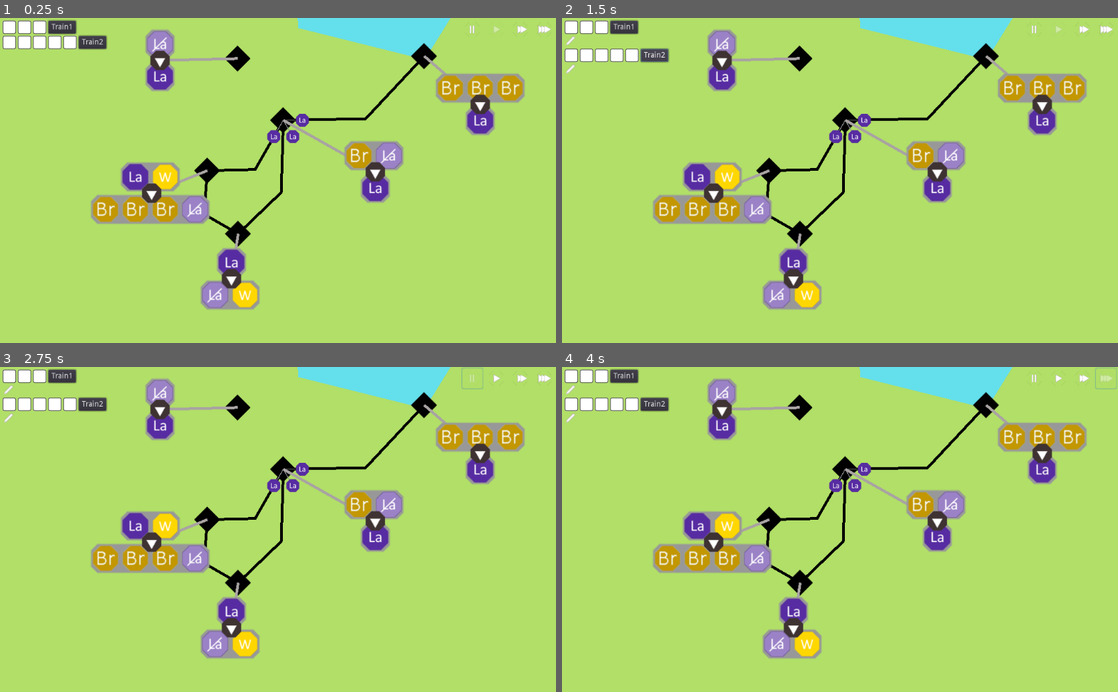
Above: before the commit, frames 1-4 (two rows, left to right).
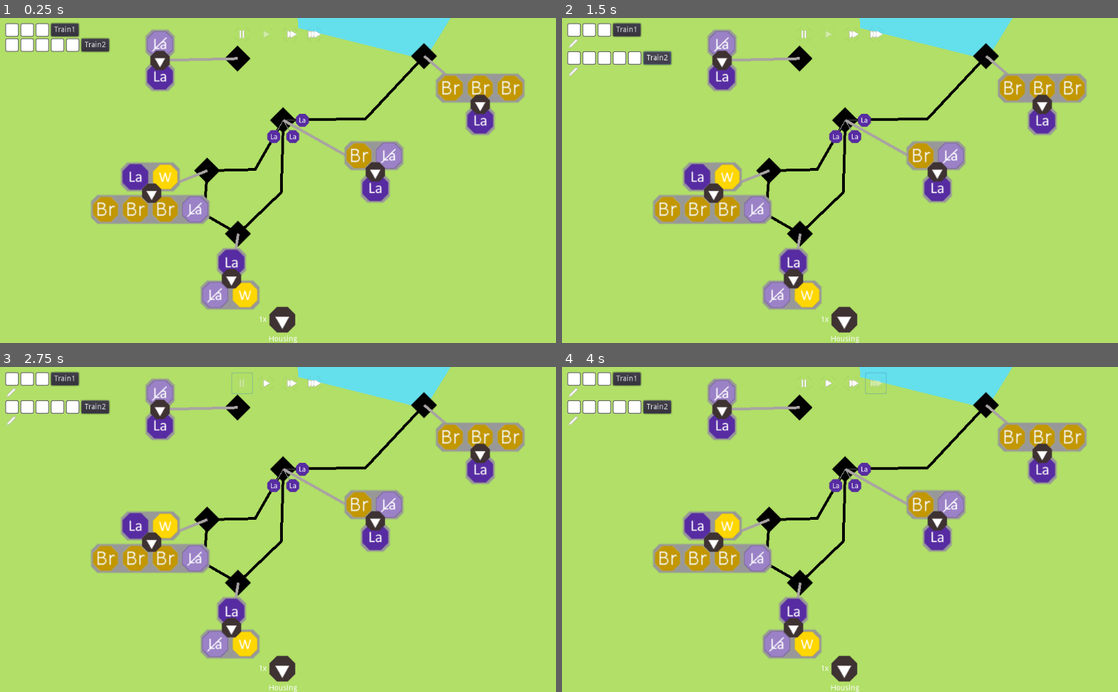
Above: after the commit, the same moments.

Repository: LeBoku/supply-chained
Game: Godot game, scene res://Game.tscn
Two runs of this game, one before a commit and one after it. Both use one fixed random seed, a clock stepped at 60 frames per second and the inputs below.
Inputs (mouse positions are in pixels of both pictures, inside the frame that each line leads up to; where the layout moved, square brackets give the same spot in the first picture):
- Up to frame 1 (0.25 s): no input
- Up to frame 2 (1.5 s): click "Train1" at 0.5 s; click "Train2" at 1.25 s
- Up to frame 3 (2.75 s): click (244, 383) [472, 380] at 2 s
- Up to frame 4 (4 s): click (851, 383) [1084, 380] at 2.75 s; click (873, 383) [1106, 380] at 3.5 s

The runs differ from the first frame. In frame 1, 1.7% of the frame differs, in the area x 0-100%, y 0-100%; in frame 2, 1.8%; in frame 3, 1.9%; in frame 4, 1.9%.

Commit message:
feat: added building placement bar

Diff:
--- a/supply-chained/Game.tscn
+++ b/supply-chained/Game.tscn
@@ -1,40 +1,12 @@
-[gd_scene load_steps=20 format=2]
+[gd_scene load_steps=8 format=2]
 
 [ext_resource path="res://Game.gd" type="Script" id=1]
 [ext_resource path="res://station/Station.tscn" type="PackedScene" id=2]
 [ext_resource path="res://connection/ConnectionHelper.tscn" type="PackedScene" id=3]
 [ext_resource path="res://Camera.gd" type="Script" id=4]
-[ext_resource path="res://util/icons/fastest.png" type="Texture" id=6]
-[ext_resource path="res://util/icons/faster.png" type="Texture" id=7]
+[ext_resource path="res://Hud/HUD.tscn" type="PackedScene" id=5]
 [ext_resource path="res://production/Production.tscn" type="PackedScene" id=8]
-[ext_resource path="res://util/icons/play.png" type="Texture" id=9]
-[ext_resource path="res://util/icons/pause.png" type="Texture" id=10]
-[ext_resource path="res://interface/GameControls.gd" type="Script" id=11]
 [ext_resource path="res://carriers/Train.tscn" type="PackedScene" id=12]
-
-[sub_resource type="InputEventKey" id=1]
-scancode = 32
-
-[sub_resource type="ShortCut" id=2]
-shortcut = SubResource( 1 )
-
-[sub_resource type="InputEventKey" id=3]
-scancode = 49
-
-[sub_resource type="ShortCut" id=4]
-shortcut = SubResource( 3 )
-
-[sub_resource type="InputEventKey" id=5]
-scancode = 50
-
-[sub_resource type="ShortCut" id=6]
-shortcut = SubResource( 5 )
-
-[sub_resource type="InputEventKey" id=7]
-scancode = 51
-
-[sub_resource type="ShortCut" id=8]
-shortcut = SubResource( 7 )
 
 [node name="Game" type="Node2D"]
 script = ExtResource( 1 )
@@ -147,78 +119,4 @@
 limit_smoothed = true
 script = ExtResource( 4 )
 
-[node name="HUD" type="CanvasLayer" parent="."]
-
-[node name="CarriersHud" type="VBoxContainer" parent="HUD"]
-margin_left = 5.0
-margin_top = 5.0
-margin_right = 5.0
-margin_bottom = 5.0
-__meta__ = {
-"_edit_use_anchors_": false
-}
-
-[node name="GameSpeedControls" type="HBoxContainer" parent="HUD"]
-margin_left = 850.119
-margin_top = 1.16511
-margin_right = 1022.12
-margin_bottom = 41.1651
-grow_horizontal = 0
-alignment = 2
-script = ExtResource( 11 )
-__meta__ = {
-"_edit_use_anchors_": false
-}
-
-[node name="Stop" type="Button" parent="HUD/GameSpeedControls"]
-margin_right = 40.0
-margin_bottom = 40.0
-rect_min_size = Vector2( 40, 40 )
-hint_tooltip = "Pause"
-shortcut = SubResource( 2 )
-icon = ExtResource( 10 )
-flat = true
-clip_text = true
-expand_icon = true
-
-[node name="Normal" type="Button" parent="HUD/GameSpeedControls"]
-margin_left = 44.0
-margin_right = 84.0
-margin_bottom = 40.0
-rect_min_size = Vector2( 40, 40 )
-hint_tooltip = "Normal Speed"
-disabled = true
-shortcut = SubResource( 4 )
-icon = ExtResource( 9 )
-flat = true
-clip_text = true
-expand_icon = true
-
-[node name="Faster" type="Button" parent="HUD/GameSpeedControls"]
-margin_left = 88.0
-margin_right = 128.0
-margin_bottom = 40.0
-rect_min_size = Vector2( 40, 40 )
-hint_tooltip = "Faster Speed"
-shortcut = SubResource( 6 )
-icon = ExtResource( 7 )
-flat = true
-clip_text = true
-expand_icon = true
-
-[node name="Fastest" type="Button" parent="HUD/GameSpeedControls"]
-margin_left = 132.0
-margin_right = 172.0
-margin_bottom = 40.0
-rect_min_size = Vector2( 40, 40 )
-hint_tooltip = "Fastest Speed"
-shortcut = SubResource( 8 )
-icon = ExtResource( 6 )
-flat = true
-clip_text = true
-expand_icon = true
-
-[connection signal="pressed" from="HUD/GameSpeedControls/Stop" to="HUD/GameSpeedControls" method="_on_Stop_pressed"]
-[connection signal="pressed" from="HUD/GameSpeedControls/Normal" to="HUD/GameSpeedControls" method="_on_Normal_pressed"]
-[connection signal="pressed" from="HUD/GameSpeedControls/Faster" to="HUD/GameSpeedControls" method="_on_Faster_pressed"]
-[connection signal="pressed" from="HUD/GameSpeedControls/Fastest" to="HUD/GameSpeedControls" method="_on_Fastest_pressed"]
+[node name="HUD" parent="." instance=ExtResource( 5 )]
--- /dev/null
+++ b/supply-chained/Hud/HUD.tscn
@@ -0,0 +1,33 @@
+[gd_scene load_steps=4 format=2]
+
+[ext_resource path="res://Hud/SpeedControls.tscn" type="PackedScene" id=1]
+[ext_resource path="res://buildings/available-building/AvailableBuilding.tscn" type="PackedScene" id=6]
+[ext_resource path="res://buildings/BuildingPlacer.gd" type="Script" id=7]
+
+[node name="HUD" type="CanvasLayer"]
+
+[node name="CarriersHud" type="VBoxContainer" parent="."]
+anchor_bottom = 1.0
+margin_left = 10.0
+margin_top = 10.0
+__meta__ = {
+"_edit_use_anchors_": false
+}
+
+[node name="GameSpeedControls" parent="." instance=ExtResource( 1 )]
+
+[node name="Buildings" type="HBoxContainer" parent="."]
+anchor_top = 1.0
+anchor_right = 1.0
+anchor_bottom = 1.0
+margin_top = -68.0
+alignment = 1
+script = ExtResource( 7 )
+__meta__ = {
+"_edit_use_anchors_": false
+}
+
+[node name="AvailableBuilding" parent="Buildings" instance=ExtResource( 6 )]
+margin_bottom = 68.0
+building_name = "Housing"
+amount = 1
--- /dev/null
+++ b/supply-chained/Hud/SpeedControls.tscn
@@ -0,0 +1,98 @@
+[gd_scene load_steps=14 format=2]
+
+[ext_resource path="res://util/icons/play.png" type="Texture" id=1]
+[ext_resource path="res://util/icons/pause.png" type="Texture" id=2]
+[ext_resource path="res://interface/GameControls.gd" type="Script" id=3]
+[ext_resource path="res://util/icons/fastest.png" type="Texture" id=4]
+[ext_resource path="res://util/icons/faster.png" type="Texture" id=5]
+
+[sub_resource type="InputEventKey" id=1]
+scancode = 32
+
+[sub_resource type="ShortCut" id=2]
+shortcut = SubResource( 1 )
+
+[sub_resource type="InputEventKey" id=3]
+scancode = 49
+
+[sub_resource type="ShortCut" id=4]
+shortcut = SubResource( 3 )
+
+[sub_resource type="InputEventKey" id=5]
+scancode = 50
+
+[sub_resource type="ShortCut" id=6]
+shortcut = SubResource( 5 )
+
+[sub_resource type="InputEventKey" id=7]
+scancode = 51
+
+[sub_resource type="ShortCut" id=8]
+shortcut = SubResource( 7 )
+
+[node name="GameSpeedControls" type="HBoxContainer"]
+anchor_left = 0.5
+anchor_right = 0.5
+margin_left = -86.0
+margin_top = 10.0
+margin_right = 86.0
+margin_bottom = 40.0
+grow_horizontal = 0
+alignment = 2
+script = ExtResource( 3 )
+__meta__ = {
+"_edit_use_anchors_": false
+}
+
+[node name="Stop" type="Button" parent="."]
+margin_right = 40.0
+margin_bottom = 40.0
+rect_min_size = Vector2( 40, 40 )
+hint_tooltip = "Pause"
+shortcut = SubResource( 2 )
+icon = ExtResource( 2 )
+flat = true
+clip_text = true
+expand_icon = true
+
+[node name="Normal" type="Button" parent="."]
+margin_left = 44.0
+margin_right = 84.0
+margin_bottom = 40.0
+rect_min_size = Vector2( 40, 40 )
+hint_tooltip = "Normal Speed"
+disabled = true
+shortcut = SubResource( 4 )
+icon = ExtResource( 1 )
+flat = true
+clip_text = true
+expand_icon = true
+
+[node name="Faster" type="Button" parent="."]
+margin_left = 88.0
+margin_right = 128.0
+margin_bottom = 40.0
+rect_min_size = Vector2( 40, 40 )
+hint_tooltip = "Faster Speed"
+shortcut = SubResource( 6 )
+icon = ExtResource( 5 )
+flat = true
+clip_text = true
+expand_icon = true
+
+[node name="Fastest" type="Button" parent="."]
+margin_left = 132.0
+margin_right = 172.0
+margin_bottom = 40.0
+rect_min_size = Vector2( 40, 40 )
+hint_tooltip = "Fastest Speed"
+shortcut = SubResource( 8 )
+icon = ExtResource( 4 )
+flat = true
+clip_text = true
+expand_icon = true
+
+[connection signal="pressed" from="Stop" to="." method="_on_Stop_pressed"]
+[connection signal="pressed" from="Normal" to="." method="_on_Normal_pressed"]
+[connection signal="pressed" from="Faster" to="." method="_on_Faster_pressed"]
+[connection signal="pressed" from="Fastest" to="." method="_on_Fastest_pressed"]
--- /dev/null
+++ b/supply-chained/buildings/BuildingPlacer.gd
@@ -0,0 +1,14 @@
+extends HBoxContainer
+
+const AvailableBuilding = preload("res://buildings/available-building/AvailableBuilding.tscn")
+
+func add_building(name: String, amount: int = 1):
+	var building = get_building(name)
+	building.amount = amount
+	add_child(building)
+
+func get_building(name):
+	var building = AvailableBuilding.instance()
+	building.building_name = name
+
+	return building
--- /dev/null
+++ b/supply-chained/buildings/available-building/AvailableBuilding.gd
@@ -0,0 +1,11 @@
+extends GridContainer
+
+export var building_name: String
+export var amount: int
+export var building: PackedScene
+export var icon: Texture
+
+func _ready():
+	$Name.text = building_name
+	$Amount.text = str(amount) + "x"
+	$Icon.texture = icon if icon != null else load("res://buildings/icons/building.png")
--- /dev/null
+++ b/supply-chained/buildings/available-building/AvailableBuilding.tscn
@@ -0,0 +1,39 @@
+[gd_scene load_steps=3 format=2]
+
+[ext_resource path="res://buildings/icons/building.png" type="Texture" id=1]
+[ext_resource path="res://buildings/available-building/AvailableBuilding.gd" type="Script" id=2]
+
+[node name="AvailableBuilding" type="GridContainer"]
+margin_left = 475.0
+margin_right = 548.0
+margin_bottom = 72.0
+columns = 2
+script = ExtResource( 2 )
+__meta__ = {
+"_edit_use_anchors_": false
+}
+
+[node name="Amount" type="Label" parent="."]
+margin_top = 18.0
+margin_right = 19.0
+margin_bottom = 32.0
+text = "1 x"
+
+[node name="Icon" type="TextureRect" parent="."]
+margin_left = 23.0
+margin_right = 73.0
+margin_bottom = 50.0
+texture = ExtResource( 1 )
+
+[node name="Spacer" type="Control" parent="."]
+margin_top = 54.0
+margin_right = 19.0
+margin_bottom = 68.0
+
+[node name="Name" type="Label" parent="."]
+margin_left = 23.0
+margin_top = 54.0
+margin_right = 73.0
+margin_bottom = 68.0
+text = "Name"
+align = 1
Binary file added: supply-chained/buildings/icons/building.png
Not shown, added: supply-chained/buildings/icons/building.png.import
